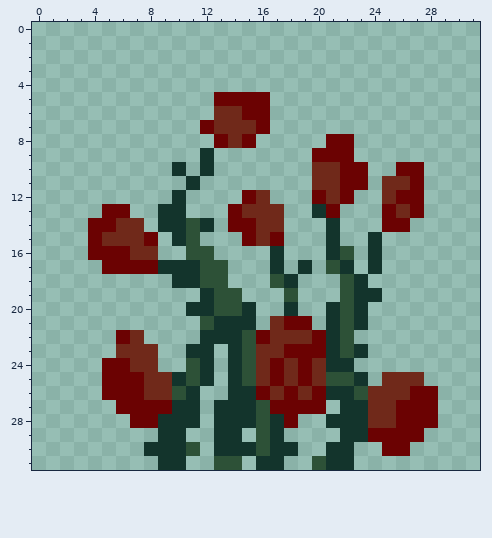
One commit to this pixel-art sprite: Medival_pack/textures/blocks/double_plant_rose_top.png. Above, as it was before the edit.
The file is 32x32 pixels.
After:
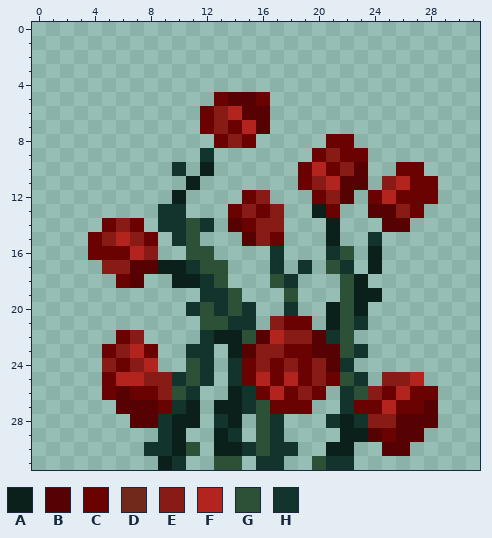
Palette (. is transparent): A #0c201b  B #570202  C #6b0202  D #70291a  E #891b17  F #b4241e  G #2d5137  H #13342c
Changes in this commit:
y 5: x 14..15 CC -> BB
y 6: x 12..16 .DDCC -> CEFBB
y 7: x 13..16 DDDC -> ECFB
y 8: x 14 D -> E
y 9: x 21 C -> E; x 23 . -> C
y 10: x 12 H -> A; x 19..23 .DDCC -> CFCEB
y 11: x 11 H -> A; x 19..23 .DDCC -> CEFBB; x 25..26 DD -> EF; x 28 . -> C
y 12: x 10 H -> A; x 16 D -> E; x 21..22 DC -> EB; x 24..25 .D -> CF; x 28 . -> C
y 13: x 5..6 CC -> ..; x 15..17 DDD -> ECE; x 20 H -> A; x 24..26 .CD -> BBE
y 14: x 4 C -> .; x 6..7 DD -> EC; x 14 C -> B; x 16..17 DD -> EE; x 21 H -> A; x 25..26 CC -> BB
y 15: x 5..7 DDD -> EFE; x 15..16 CD -> BE; x 21 H -> A
y 16: x 7..8 DD -> FE; x 24 H -> A
y 17: x 5..10 CCCCHH -> EEBBAA; x 24 H -> A
y 18: x 6..7 .. -> CB; x 10..12 HHG -> AAH; x 23 H -> A
y 19: x 13 G -> H; x 23..24 HH -> AA
y 20: x 12..13 HG -> GH; x 21 H -> A; x 23 H -> A
y 21: x 13 H -> G; x 17 D -> E; x 21 H -> A
y 22: x 7 D -> E; x 13..14 HH -> AA; x 16..20 CDDDC -> BFEEB
y 23: x 5..8 .DDD -> CEFC; x 14..17 HGDD -> ABEE; x 20..21 CH -> BB
y 24: x 5 C -> E; x 7..8 DD -> EF; x 15..16 GD -> CE; x 18 D -> E; x 20..21 DH -> EB
y 25: x 6..9 CCDD -> FFEE; x 15..16 GD -> CF; x 18 D -> F; x 20..21 DG -> EC; x 25..27 DDD -> EEF
y 26: x 6 C -> B; x 8..9 DD -> CE; x 14 H -> A; x 17 D -> F; x 19 D -> E; x 21 H -> .; x 24..26 DDD -> ECF
y 27: x 6..8 CCC -> BBB; x 11 H -> A; x 13..14 HH -> AA; x 20 C -> .; x 23..25 HDD -> CCF; x 28 C -> B
y 28: x 7..8 CC -> BB; x 10..11 HH -> AA; x 14..15 HH -> A.; x 18 C -> .; x 22 H -> A; x 24..28 DDCCC -> EEBBB
y 29: x 10 H -> A; x 13 H -> A; x 22..24 HHC -> AAB; x 26..27 CC -> BB
y 30: x 10 H -> A; x 13..14 HH -> AA; x 21..22 HH -> AA; x 25..26 CC -> BB
y 31: x 9 H -> A
Pixel boxes of the changes (left, top, right, bottom) in both pictures:
changed: (88, 92, 438, 470)
